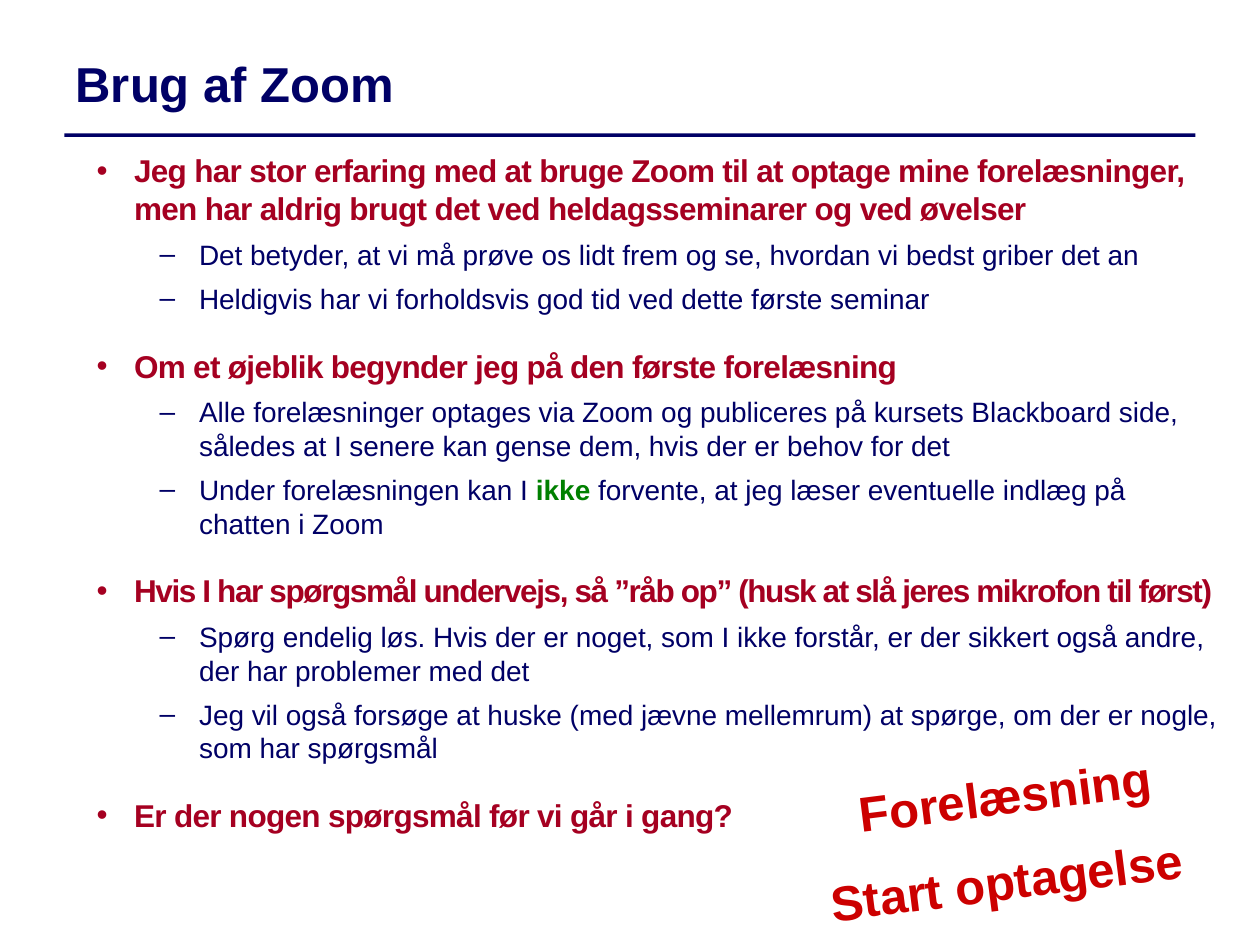
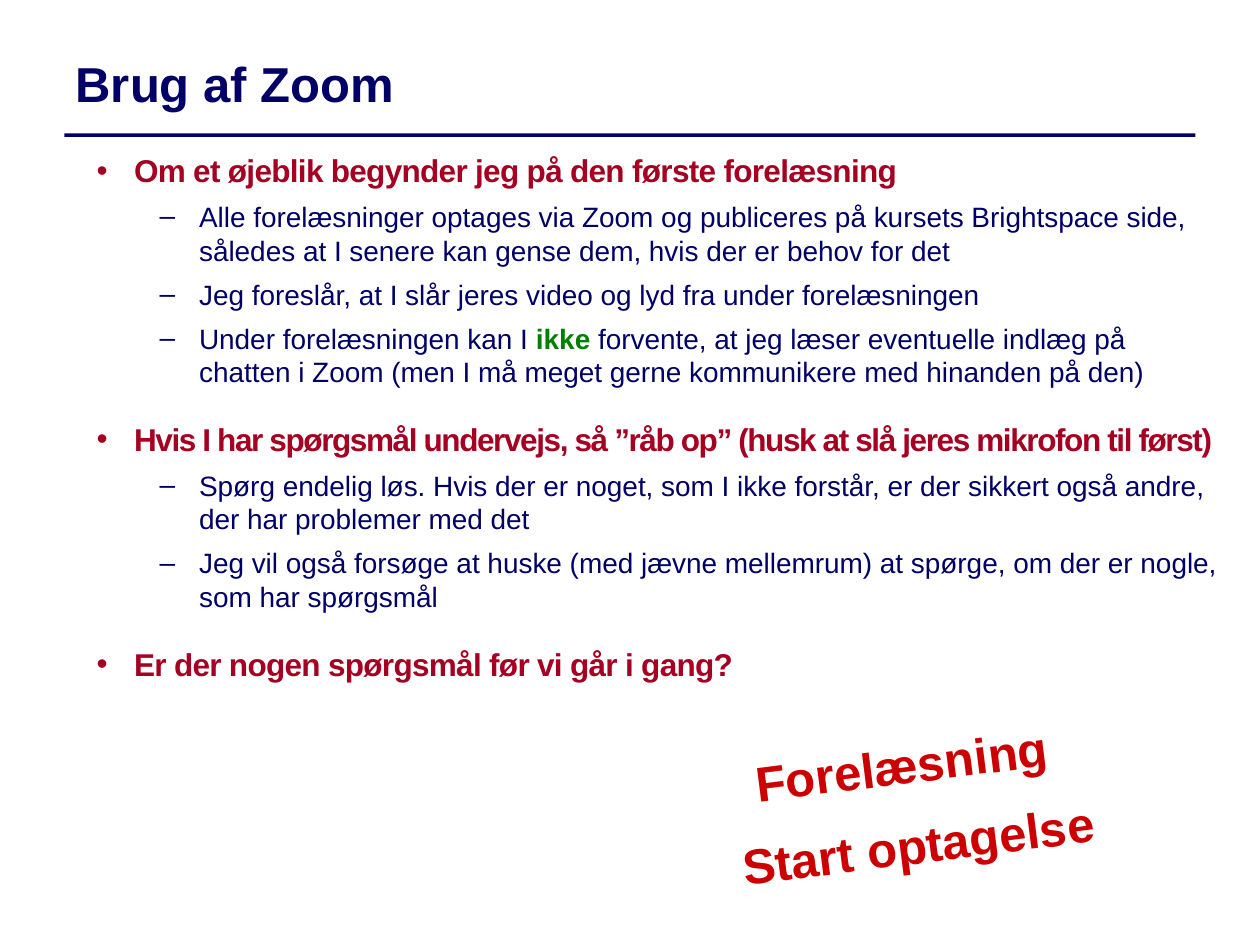
Before and after one commit to IntProgAU/Materiale, a slide deck: slide 4 of web/g22/status/Status1.pptx. Drawn at 1260x945 pixels with LibreOffice and Linux fonts; fonts in the diff are those of the drawing. Boxes give left, top, right and bottom in pixels: in the first picture for what was removed or moved away, otherwise in the second. Text is boxed around its words. In the diff, an @@ line names an element or a change of style, - is before the commit and + after.

```diff
--- a/web/g22/status/Status1.pptx
+++ b/web/g22/status/Status1.pptx
@@ text at (x1=134, y1=159, x2=1185, y2=314): paragraphs removed @@
-  • Jeg har stor erfaring med at bruge Zoom til at optage mine forelæsninger, men har aldrig brugt det ved heldagsseminarer og ved øvelser
-  – Det betyder, at vi må prøve os lidt frem og se, hvordan vi bedst griber det an
-  – Heldigvis har vi forholdsvis god tid ved dette første seminar
@@ text at (x1=199, y1=205, x2=1186, y2=388): text changed @@
-  – Alle forelæsninger optages via Zoom og publiceres på kursets Blackboard side, således at I senere kan gense dem, hvis der er behov for det
-  – Under forelæsningen kan I ikke forvente, at jeg læser eventuelle indlæg på chatten i Zoom
+  – Alle forelæsninger optages via Zoom og publiceres på kursets Brightspace side, således at I senere kan gense dem, hvis der er behov for det
+  – Jeg foreslår, at I slår jeres video og lyd fra under forelæsningen
+  – Under forelæsningen kan I ikke forvente, at jeg læser eventuelle indlæg på chatten i Zoom (men I må meget gerne kommunikere med hinanden på den)
@@ text "Forelæsning" moved from (x1=776, y1=732, x2=1234, y2=860) to (x1=673, y1=700, x2=1130, y2=828) @@
@@ text "Start optagelse" moved from (x1=834, y1=877, x2=945, y2=921) to (x1=745, y1=840, x2=856, y2=884) @@
```
Also in this commit, not shown: 8 other slides changed, 3 slides added, 2 slides removed.
